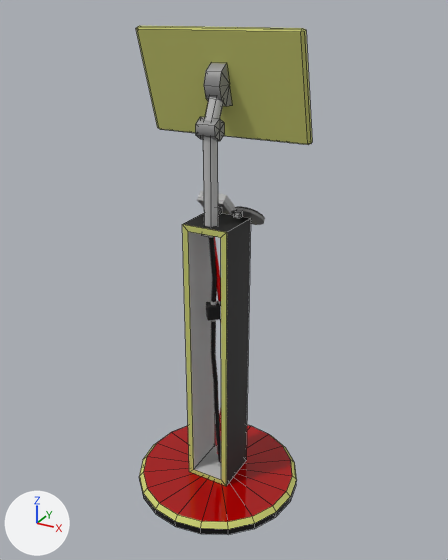
One commit to the FBX model WelcomeToWonderland/Assets/Artwork/CinemaRoom/WW_paystand_prop.fbx: the scene before it, then after it.
Rendered twice from a 50 mm lens placed at (1.35, -2.38, 2.38), pointed at (0.02, 0.02, 1.18). Arrows for +X, +Y and +Z are at lower left; the lights stay in place. Mesh edges are drawn as thin lines on the coarser meshes. Where no turn or scale is listed for an object, it has been applied to the vertices.

Names of what the first picture shows: 'cable_black', 'paystand'.
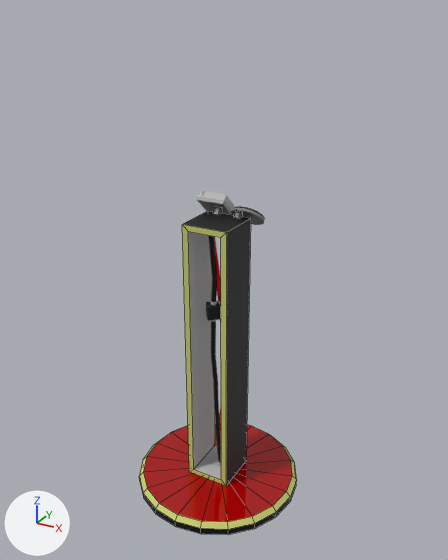
Commit message: de-screened paystand

Where the change shows, as pixel boxes [x1, y1, x2, y2] in the pictures (448 x 560 px):
```json
{"object": "paystand", "change": "reshaped", "before": [136, 26, 312, 535], "after": [139, 207, 297, 535], "on screen": "10% narrower, 35% shorter"}
{"part": 1, "of": "me_mesh", "change": "deleted", "before": [201, 137, 218, 237]}
{"part": 2, "of": "me_mesh", "change": "deleted", "before": [136, 26, 312, 145]}
{"part": 3, "of": "me_mesh", "change": "deleted", "before": [205, 97, 223, 121]}
{"part": 4, "of": "me_mesh", "change": "deleted", "before": [204, 63, 232, 106]}
{"part": 5, "of": "me_mesh", "change": "deleted", "before": [196, 117, 224, 141]}
```

Edits to the scene script, one JSON object a line:
```json
{"block": "me_mesh", "where": "me_mesh.from_pydata(...)  # 190 vertices, 225 faces; spans x -43.0..43.0, y -115.0..115.0, z -43.0..43.0"}
{"block": "me_mesh", "where": "# used by ob_paystand; parent = ob_paystand_prop; location = (0.0, 115.4, 0.0)"}
{"block": "me_mesh", "change": "me_mesh part 1: the loose piece of 26 vertices spanning x -5.0..5.0, y 28.0..74.0, z 1.0..10.0 is deleted"}
{"block": "me_mesh", "change": "me_mesh part 2: the loose piece of 24 vertices spanning x -39.0..39.0, y 69.0..115.0, z -14.0..2.0 is deleted"}
{"block": "me_mesh", "change": "me_mesh part 3: the loose piece of 14 vertices spanning x -4.0..4.0, y 74.0..89.0, z -3.0..8.0 is deleted"}
{"block": "me_mesh", "change": "me_mesh part 4: the loose piece of 14 vertices spanning x -4.0..4.0, y 84.0..101.0, z -8.0..4.0 is deleted"}
{"block": "me_mesh", "change": "me_mesh part 5: the loose piece of 14 vertices spanning x -5.0..5.0, y 70.0..80.0, z 1.0..10.0 is deleted"}
{"op": "remove", "block": "me_mesh", "code": "me_mesh.materials.append(mat_grey_dark_semi_mat)  # grey #8d8d8d"}
```
